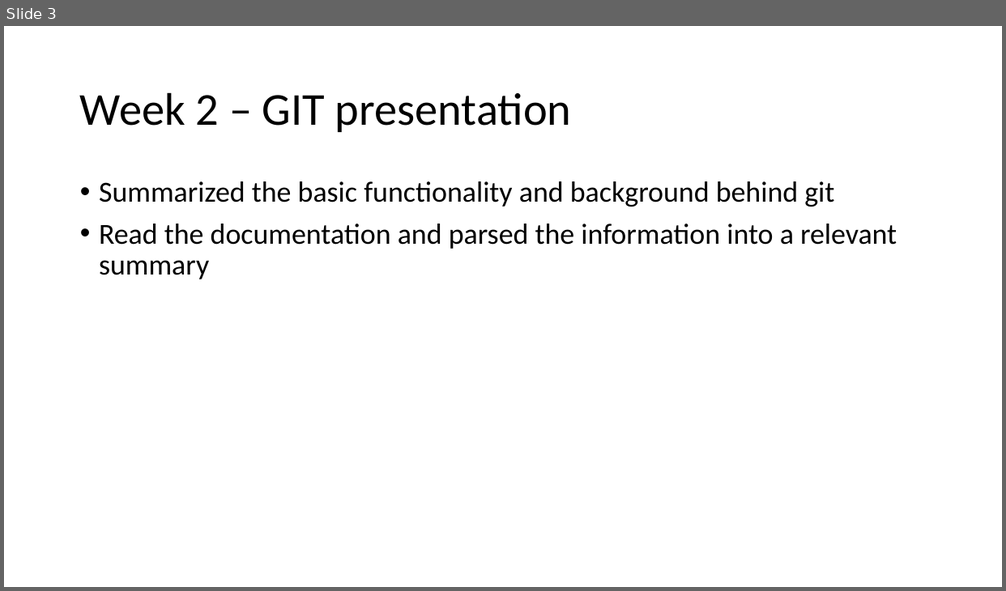
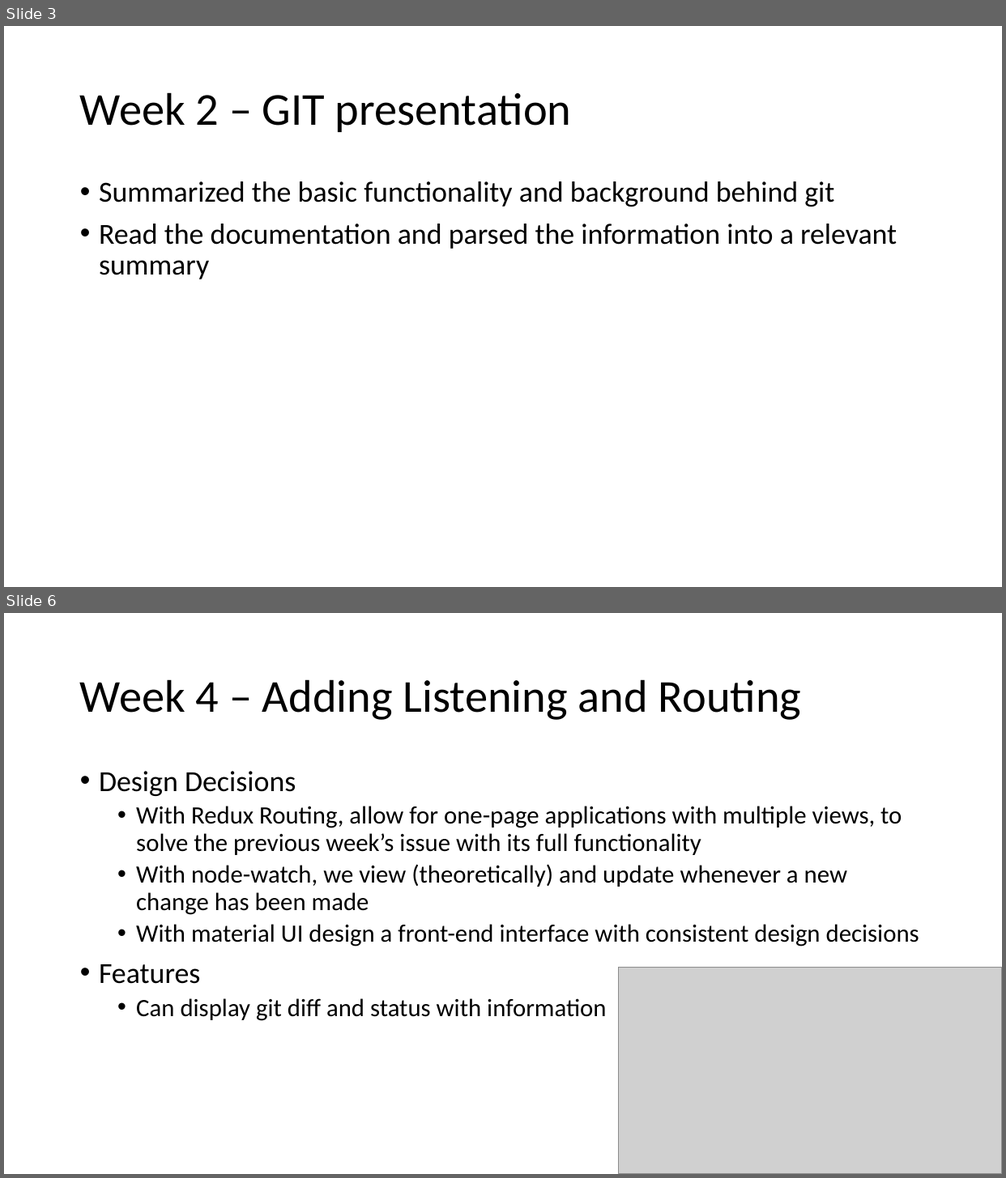
Before and after one commit to burwinliu-zz/my-jupyter-nb, a slide deck: Notes/summer2020/Summer_Summary.pptx. Shown one above the other, each under a label of ours: slide 3 before the commit, slides 3 and 6 after it; the slides between them are not shown. The pictures are 1006x591 and 1006x1178 pixels, drawn with LibreOffice and Linux fonts; fonts in the diff are those of the drawing; grey boxes stand for pictures. Boxes give left, top, right and bottom in pixels: in the first picture for what was removed or moved away, otherwise in the second. Text is boxed around its words. In the diff, an @@ line names an element or a change of style, - is before the commit and + after.

```diff
--- a/Notes/summer2020/Summer_Summary.pptx
+++ b/Notes/summer2020/Summer_Summary.pptx
@@ slide 6 added at box(4, 613, 1002, 1174), background #FFFFFF @@
@@ title added at box(80, 679, 802, 720), 44 pt, text #000000 @@
+Week 4 – Adding Listening and Routing
@@ text added at box(99, 771, 919, 1021), 24 pt, text #000000 @@
+• Design Decisions
+  • With Redux Routing, allow for one-page applications with multiple views, to solve the previous week’s issue with its full functionality
+  • With node-watch, we view (theoretically) and update whenever a new change has been made
+  • With material UI design a front-end interface with consistent design decisions
+• Features
+  • Can display git diff and status with information
@@ picture added at box(619, 968, 1002, 1174) @@
```
Also in this commit, not shown: 1 slide changed, 4 other slides added, 37 other files.
